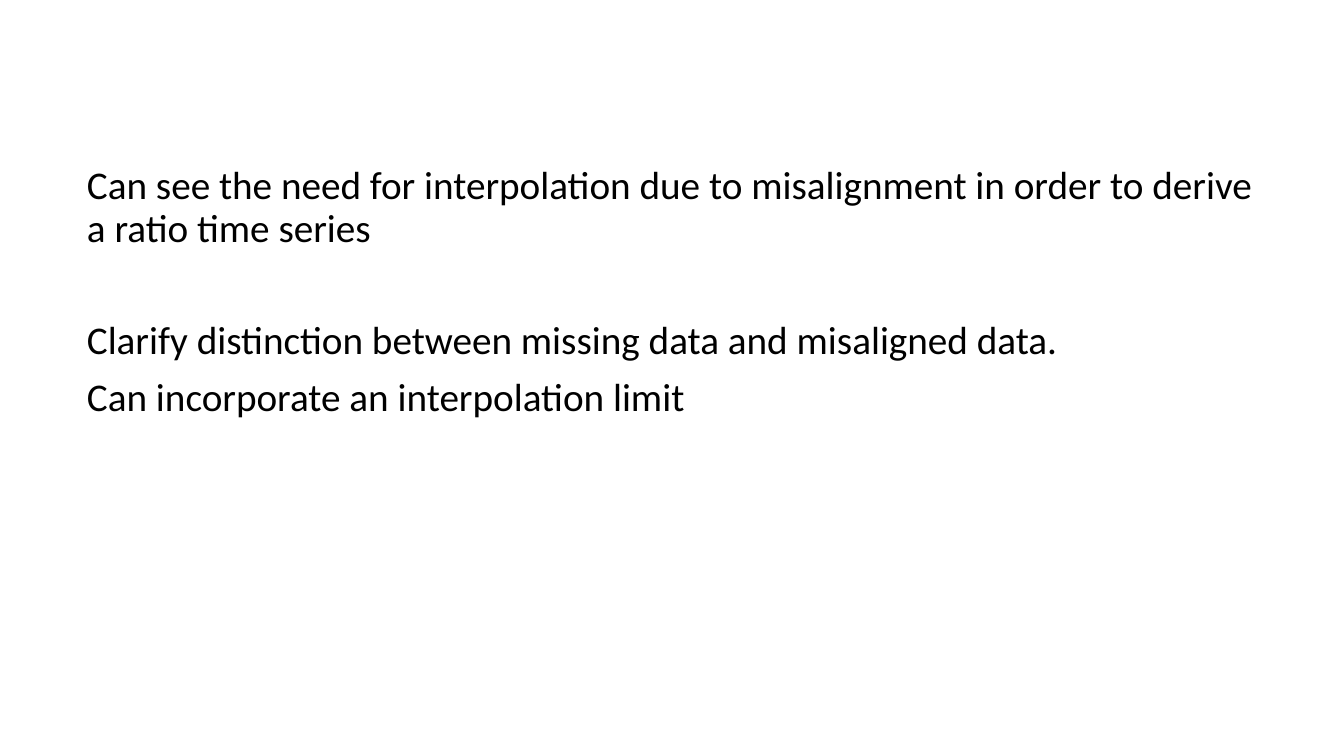
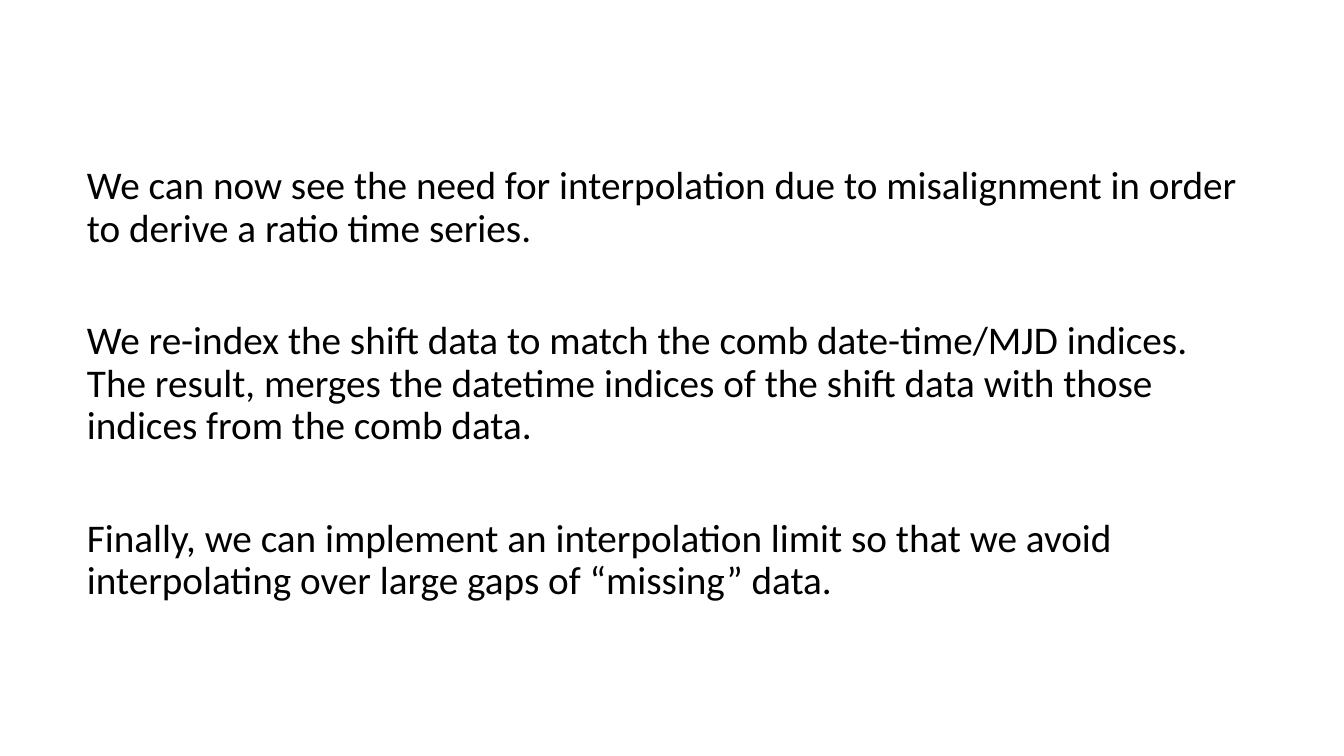
Before and after one commit to caitberry/atomic-clock, a slide deck: slide 8 of st-interp/clock-interpolation-pres-jan26.pptx (slide 7 before the commit). Drawn at 1344x756 pixels with LibreOffice and Linux fonts; fonts in the diff are those of the drawing; background and template pictures are left out. Boxes give left, top, right and bottom in pixels: in the first picture for what was removed or moved away, otherwise in the second. Text is boxed around its words. In the diff, an @@ line names an element or a change of style, - is before the commit and + after.

Commit message:
finish clock-interpolation-pres and interpolation_resport

```diff
--- a/st-interp/clock-interpolation-pres-jan26.pptx
+++ b/st-interp/clock-interpolation-pres-jan26.pptx
@@ text at (x1=87, y1=171, x2=1236, y2=601): text changed @@
-Can see the need for interpolation due to misalignment in order to derive a ratio time series
-Clarify distinction between missing data and misaligned data.
-Can incorporate an interpolation limit
+We can now see the need for interpolation due to misalignment in order to derive a ratio time series.
+We re-index the shift data to match the comb date-time/MJD indices. The result, merges the datetime indices of the shift data with those indices from the comb data.
+Finally, we can implement an interpolation limit so that we avoid interpolating over large gaps of “missing” data.
```
Also in this commit, not shown: 7 other slides changed, 5 slides added, 1 other file.
